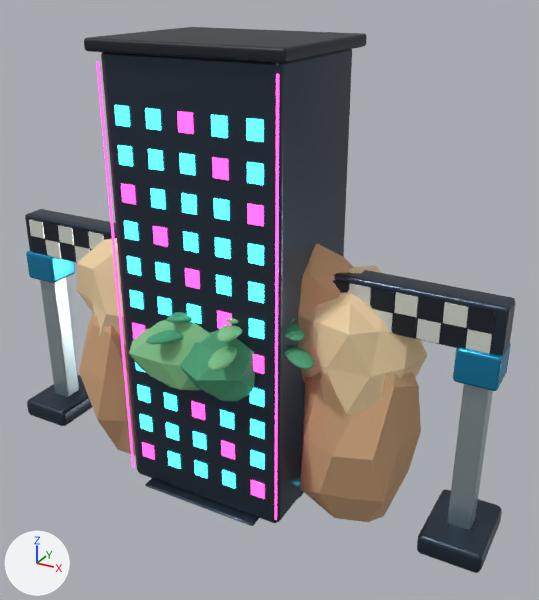
The glTF model ui/public/room-games/environment-kit.glb as it was, and as the next commit left it.
Before and after are seen from a 50 mm camera at (6.57, -10.65, 9.07) aimed at (0.6, 0.21, 3.64). Lighting does not change. The marker at lower left points along +X, +Y and +Z. The first picture is the older version. Where no turn or scale is listed for an object, it has been applied to the vertices. Vertices at exactly the same position are counted once.

The older version as bpy lines, for what is in view:
```python
ob_barrier_surface = bpy.data.objects.new('Barrier_Surface', me_cube_182)
ob_barrier_surface.location = (0.0, 0.0, 0.12)
ob_boostpad_surface = bpy.data.objects.new('BoostPad_Surface', me_cube_417)
ob_boostpad_surface.location = (0.0, 0.0, 0.03)
ob_broadleaftree_surface = bpy.data.objects.new('BroadleafTree_Surface', me_cone_017)
ob_broadleaftree_surface.location = (0.0, 0.0, 1.3)
ob_desertarch_surface = bpy.data.objects.new('DesertArch_Surface', me_icosphere_002)
ob_desertarch_surface.location = (-2.5, 0.0, 1.7)
ob_neontower_surface = bpy.data.objects.new('NeonTower_Surface', me_cube_231)
ob_neontower_surface.location = (0.0, 0.0, 4.0)
ob_palmtree_surface = bpy.data.objects.new('PalmTree_Surface', me_cone)
ob_palmtree_surface.location = (0.0, 0.0, 0.2)
ob_racegantry_surface = bpy.data.objects.new('RaceGantry_Surface', me_cube_356)
ob_racegantry_surface.location = (-4.5, 0.0, 0.2)
```
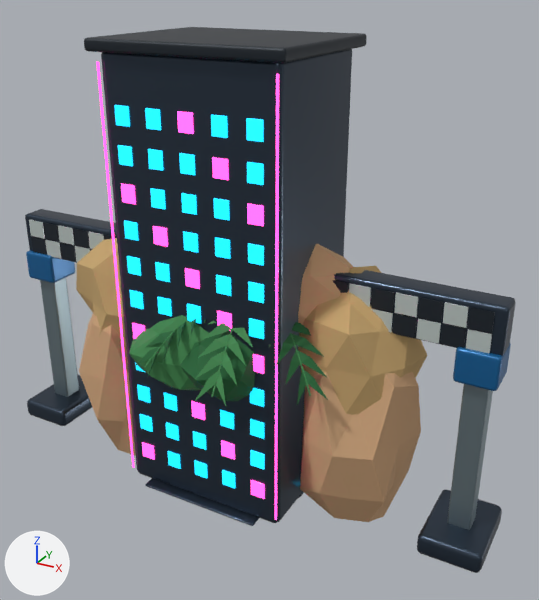
What changed in the scene script:
```text
Change mat_ivory:
    mat_ivory.base_color: (0.8, 0.84, 0.76) -> (0.54, 0.61, 0.59)  # white #e7ece2 -> light grey #c2cdca
Change mat_azure:
    mat_azure.base_color: (0.018, 0.31, 0.57) -> (0.008, 0.13, 0.34)  # cyan #2497c7 -> blue #16659e
    mat_azure.metallic: 0.7 -> 0.32
    mat_azure.roughness: 0.26 -> 0.32
Change mat_cyanlight:
    mat_cyanlight.emission_color: (0.05, 0.82, 1.0) -> (0.00714, 0.6, 1.0)  # cyan #3feaff -> cyan #14cbff
    mat_cyanlight.emission_strength: 3.0 -> 1.4
Change mat_titanium:
    mat_titanium.base_color: (0.48, 0.59, 0.63) -> (0.23, 0.3, 0.33)  # pale blue #b8cad0 -> grey #84959b
    mat_titanium.roughness: 0.28 -> 0.37
Change mat_leaflight:
    mat_leaflight.base_color: (0.21, 0.51, 0.23) -> (0.048, 0.23, 0.07)  # green #7ebd84 -> green #3e844b
Change mat_leaf:
    mat_leaf.base_color: (0.065, 0.34, 0.17) -> (0.014, 0.125, 0.034)  # green #489e73 -> dark green #1f6334
Change mat_sandlight:
    mat_sandlight.base_color: (0.88, 0.67, 0.39) -> (0.57, 0.38, 0.16)  # beige #f1d6a8 -> brown #c7a66f
    mat_sandlight.roughness: 0.85 -> 0.92
Change me_cone:
    used by ob_palmtree_surface; location = (0.0, 0.0, 0.2)
    remove me_cone.from_pydata(...)  # 4314 vertices, 8404 faces; spans x -1.55..2.72, y -2.17..2.17, z -0.22..3.76
    add me_cone.from_pydata(...)  # 2496 vertices, 4192 faces; spans x -1.77..2.86, y -2.35..2.35, z -0.22..3.77
    me_cone part 1: 13 loose pieces with 1118 vertices, spanning x -1.55..2.72, y -2.17..2.17, z 3.16..3.76, are deleted
    me_cone part 2: 2408 vertices removed from x -1.18..2.33, y -1.78..1.78, z 3.46..3.76; 2028 vertices added at x -1.77..2.86, y -2.35..2.35, z 2.69..3.77
    other edits to the shape of me_cone do not show in these pictures
```

What differs and where, as boxes [x1, y1, x2, y2] in the pictures (539 x 600 px; the box of a moved part takes in the faces that stretch with it):
'NeonTower_Surface', recoloured, surface changed
    both: [111, 101, 305, 492]
'DesertArch_Surface', recoloured, surface changed
    both: [76, 238, 427, 489]
'RaceGantry_Surface', recoloured, surface changed
    both: [26, 218, 510, 530]
'BroadleafTree_Surface', recoloured (darker)
    both: [129, 320, 255, 401]
'PalmTree_Surface', recoloured, reshaped
    before: [146, 312, 314, 371]
    after: [135, 319, 328, 406]
part 1 of me_cone, deleted (green)
    before: [146, 330, 314, 371]
part 2 of me_cone, moved or reshaped
    before: [166, 312, 304, 342]
    after: [135, 319, 328, 406]
